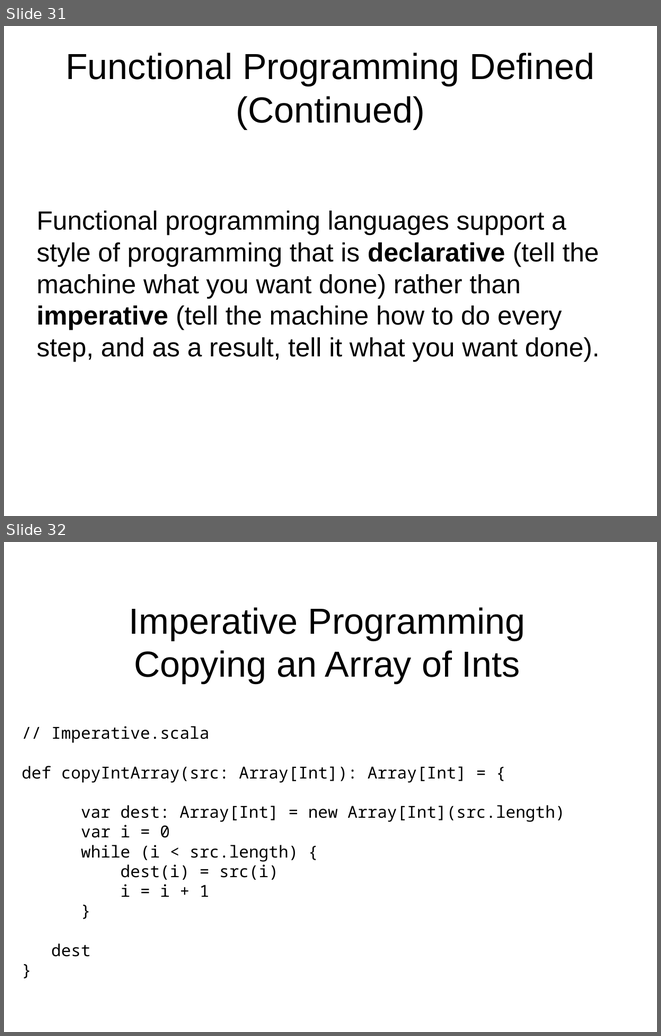
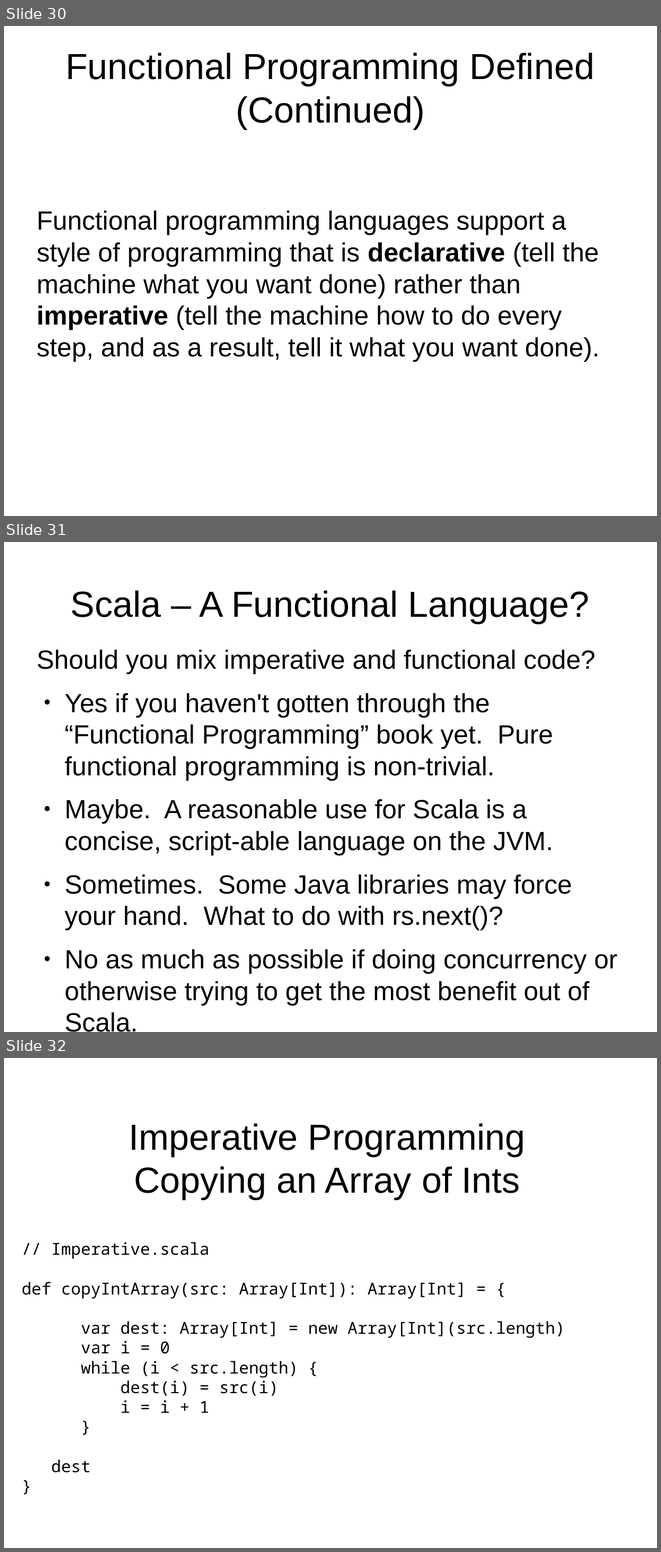
Before and after one commit to JohnLockwood/ScalaTalkSacjug, a slide deck: ScalaDecember2014.odp. Shown one above the other, each under a label of ours: slides 31 and 32 before the commit, slides 30, 31 and 32 after it. The pictures are 661x1036 and 661x1552 pixels, drawn with LibreOffice and Linux fonts; fonts in the diff are those of the drawing. Boxes give left, top, right and bottom in pixels: in the first picture for what was removed or moved away, otherwise in the second. Text is boxed around its words. In the diff, an @@ line names an element or a change of style, - is before the commit and + after.

```diff
--- a/ScalaDecember2014.odp
+++ b/ScalaDecember2014.odp
@@ slide 31 added at [4,542,657,1032], background #FFFFFF @@
@@ title added at [71,590,590,623], 44 pt, text #000000 @@
+Scala – A Functional Language?
@@ text added at [37,650,617,1032], 32 pt, text #000000 @@
+Should you mix imperative and functional code?
+● Yes if you haven't gotten through the “Functional Programming” book yet. Pure functional programming is non-trivial.
+● Maybe. A reasonable use for Scala is a concise, script-able language on the JVM.
+● Sometimes. Some Java libraries may force your hand. What to do with rs.next()?
+● No as much as possible if doing concurrency or otherwise trying to get the most benefit out of Scala.
@@ what was slide 31 is now slide 30 @@
```
Also in this commit, not shown: 6 slides changed, 3 other slides added, 3 slides removed, 7 other files.
